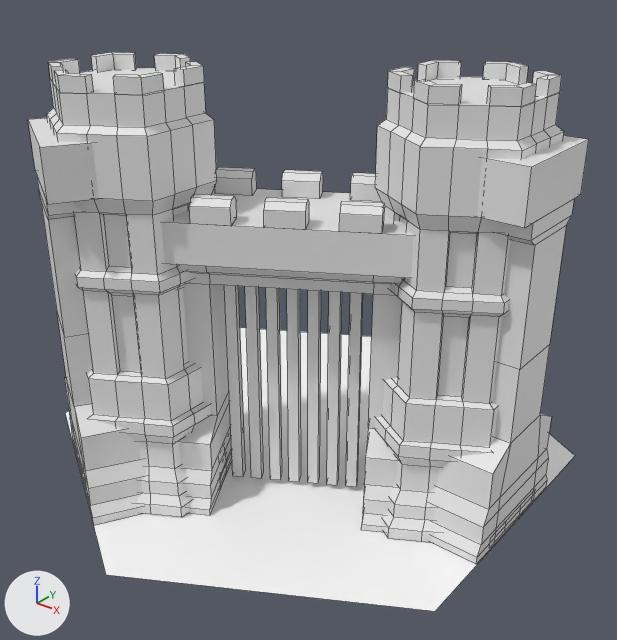
The FBX model BigGame/Assets/Hex-assets/Castle_Gate1.fbx: old version first, new version second.
The view is the same before and after, from a 50 mm camera at (0.874, -1.096, 1.048) aimed at (0.026, -0.036, 0.391). Arrows for +X, +Y and +Z are at lower left; the lights stay in place. Mesh edges are drawn as thin lines. Where no turn or scale is listed for an object, it has been applied to the vertices.

In view in the first picture: 'Castle_Gate_1_hex', 'Kraty', 'Mur ', 'Mur connectr', 'Mur connectr 2', 'Murki na mur 1.001', 'Murki na wieży .001', 'Podłoga na mur ', 'Wieże'.
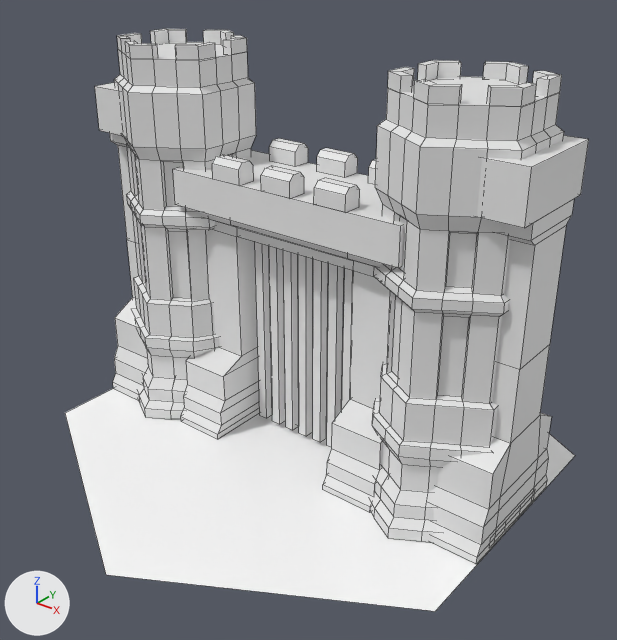
Changed parts and their boxes (x1, y1, x2, y2) in the pictures (617 x 640 px):
```json
{"object": "Castle_Gate_1_hex", "change": "reshaped", "before": [65, 327, 575, 611], "after": [65, 29, 589, 611], "on screen": "105% taller"}
{"object": "Wieże", "change": "deleted", "before": [47, 68, 564, 542]}
{"object": "Mur connectr 2", "change": "deleted", "before": [37, 177, 574, 564]}
{"object": "Mur ", "change": "deleted", "before": [177, 265, 404, 532]}
{"object": "Kraty", "change": "deleted", "before": [224, 285, 363, 487]}
{"object": "Podłoga na mur ", "change": "deleted", "before": [161, 187, 414, 278]}
{"object": "Mur connectr", "change": "deleted", "before": [28, 118, 589, 228]}
{"object": "Murki na wieży .001", "change": "deleted", "before": [48, 52, 562, 106]}
{"object": "Murki na mur 1.001", "change": "deleted", "before": [189, 167, 385, 234]}
{"part": 1, "of": "me_cylinder_028", "change": "added", "after": [255, 242, 272, 418]}
{"part": 2, "of": "me_cylinder_028", "change": "added", "after": [269, 246, 285, 424]}
{"part": 3, "of": "me_cylinder_028", "change": "added", "after": [283, 250, 299, 430]}
{"part": 4, "of": "me_cylinder_028", "change": "added", "after": [298, 255, 313, 436]}
{"part": 5, "of": "me_cylinder_028", "change": "added", "after": [313, 259, 328, 442]}
{"part": 6, "of": "me_cylinder_028", "change": "added", "after": [327, 264, 344, 447]}
{"part": 7, "of": "me_cylinder_028", "change": "added", "after": [342, 269, 353, 409]}
{"part": 8, "of": "me_cylinder_028", "change": "added", "after": [173, 150, 404, 268]}
{"part": 9, "of": "me_cylinder_028", "change": "added", "after": [95, 29, 589, 564]}
```

Scene script edits in JSON lines:
```json
{"block": "me_cylinder_028", "where": "# used by ob_castle_gate_1_hex; location = (0.0, 0.0, 0.0)"}
{"op": "remove", "block": "me_cylinder_028", "code": "me_cylinder_028.from_pydata(...)  # 6 vertices, 1 face; spans x -0.433..0.433, y -0.5..0.5, z 0.125"}
{"op": "add", "block": "me_cylinder_028", "code": "me_cylinder_028.from_pydata(...)  # 1364 vertices, 1213 faces; spans x -0.433..0.433, y -0.5..0.5, z 0.125..0.839"}
{"block": "me_cylinder_028", "change": "me_cylinder_028 part 1: a new loose piece, a box spanning x -0.109..-0.09, y -0.024..-0.005, z 0.135..0.522, in mat_castle_gate1 (white #e7e7e7)"}
{"block": "me_cylinder_028", "change": "me_cylinder_028 part 2: a new loose piece, a box spanning x -0.075..-0.056, y -0.024..-0.005, z 0.135..0.522, in mat_castle_gate1 (white #e7e7e7)"}
{"block": "me_cylinder_028", "change": "me_cylinder_028 part 3: a new loose piece, a box spanning x -0.041..-0.023, y -0.024..-0.005, z 0.135..0.522, in mat_castle_gate1 (white #e7e7e7)"}
{"block": "me_cylinder_028", "change": "me_cylinder_028 part 4: a new loose piece, a box spanning x -0.008..0.011, y -0.024..-0.005, z 0.135..0.522, in mat_castle_gate1 (white #e7e7e7)"}
{"block": "me_cylinder_028", "change": "me_cylinder_028 part 5: a new loose piece, a box spanning x 0.026..0.045, y -0.024..-0.005, z 0.135..0.522, in mat_castle_gate1 (white #e7e7e7)"}
{"block": "me_cylinder_028", "change": "me_cylinder_028 part 6: a new loose piece, a box spanning x 0.06..0.078, y -0.024..-0.005, z 0.135..0.522, in mat_castle_gate1 (white #e7e7e7)"}
{"block": "me_cylinder_028", "change": "me_cylinder_028 part 7: a new loose piece, a box spanning x 0.093..0.112, y -0.024..-0.005, z 0.135..0.522, in mat_castle_gate1 (white #e7e7e7)"}
{"block": "me_cylinder_028", "change": "me_cylinder_028 part 8: a new loose piece, a box spanning x -0.236..0.242, y -0.091..0.092, z 0.563..0.629, in mat_castle_gate1 (white #e7e7e7)"}
{"block": "me_cylinder_028", "change": "me_cylinder_028 part 9: 1294 vertices added at x -0.432..0.432, y -0.161..0.16, z 0.126..0.839"}
{"op": "add", "block": "me_cylinder_028", "code": "me_cylinder_028.materials.append(mat_castle_gate1)  # white #e7e7e7"}
{"op": "remove", "block": "ob_murki_na_mur_1_001", "code": ["ob_murki_na_mur_1_001 = bpy.data.objects.new('Murki na mur 1.001', me_cube_041)", "ob_murki_na_mur_1_001.location = (0.071, -0.126, 0.649)"]}
{"op": "remove", "block": "ob_kraty", "code": ["ob_kraty = bpy.data.objects.new('Kraty', me_cube_029)", "ob_kraty.location = (-0.009, -0.19, 0.329)"]}
{"op": "remove", "block": "ob_wieże", "code": ["ob_wieże = bpy.data.objects.new('Wieże', me_cylinder_039)", "ob_wieże.location = (0.291, -0.001, 0.496)"]}
{"op": "remove", "block": "ob_podłoga_na_mur", "code": ["ob_podłoga_na_mur = bpy.data.objects.new('Podłoga na mur ', me_cube_045)", "ob_podłoga_na_mur.location = (0.072, -0.125, 0.596)"]}
{"op": "remove", "block": "ob_mur_connectr_2", "code": ["ob_mur_connectr_2 = bpy.data.objects.new('Mur connectr 2', me_cube_026)", "ob_mur_connectr_2.location = (-0.27, -0.467, 0.385)"]}
{"op": "remove", "block": "ob_murki_na_wieży__001", "code": ["ob_murki_na_wieży__001 = bpy.data.objects.new('Murki na wieży .001', me_cylinder_030)", "ob_murki_na_wieży__001.location = (-0.146, -0.253, 0.789)"]}
{"op": "remove", "block": "ob_mur", "code": ["ob_mur = bpy.data.objects.new('Mur ', me_cube_040)", "ob_mur.location = (0.072, -0.125, 0.344)"]}
{"op": "remove", "block": "ob_mur_connectr", "code": ["ob_mur_connectr = bpy.data.objects.new('Mur connectr', me_cube_027)", "ob_mur_connectr.location = (-0.185, -0.32, 0.709)"]}
```
